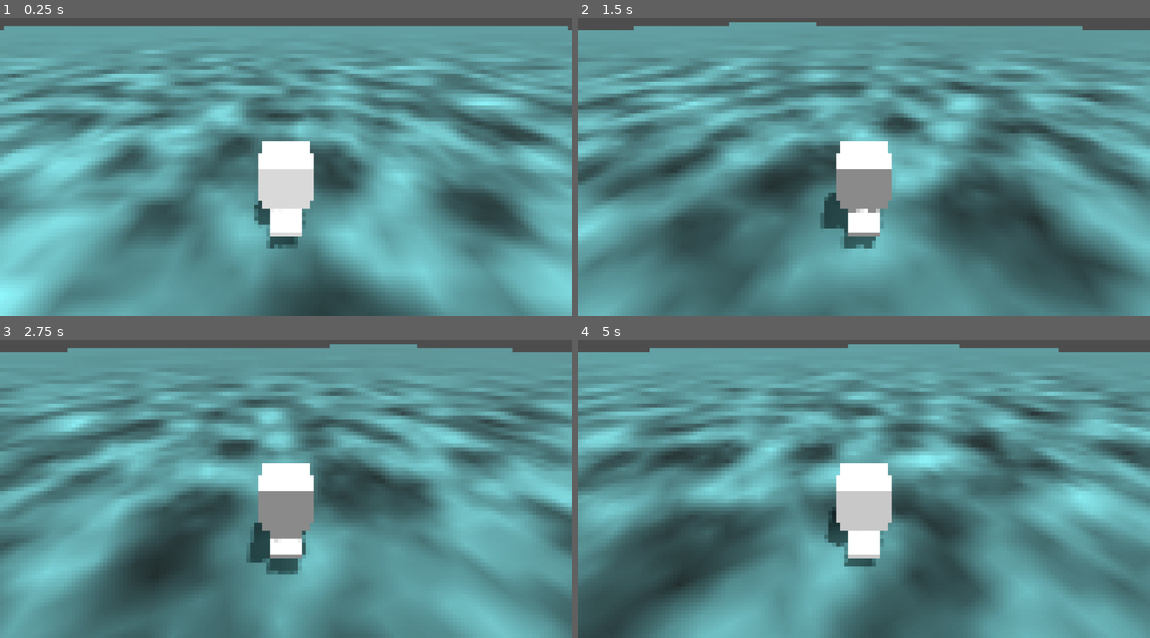
Above: before the commit, frames 1-4 (two rows, left to right).
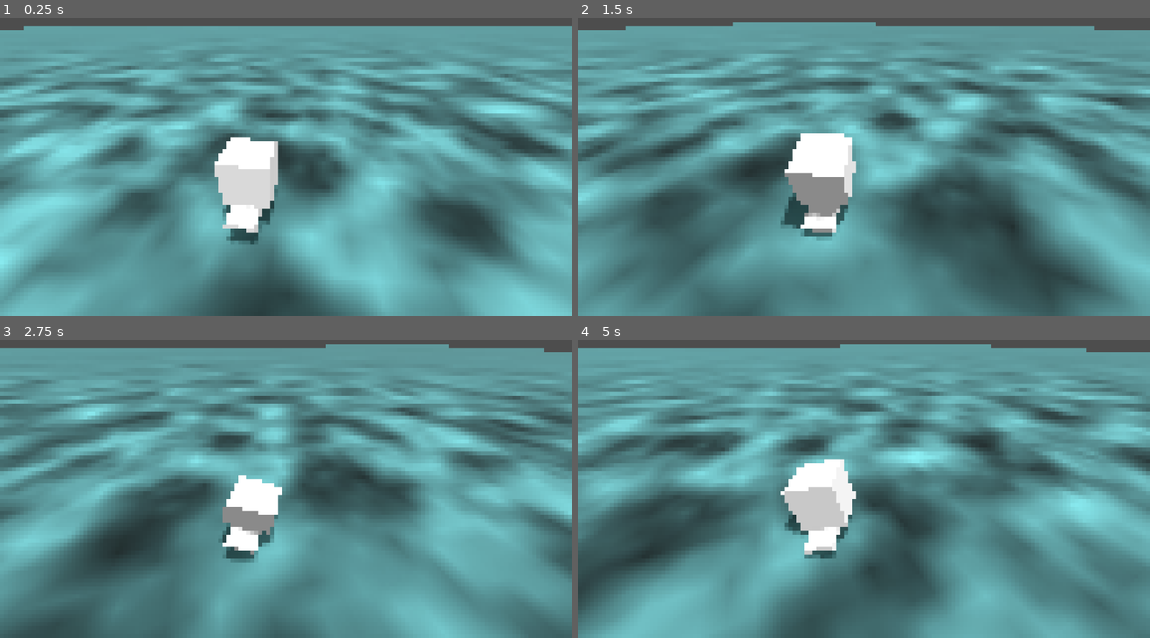
Above: after the commit, the same moments.

Repository: tm-nielsen/ET-Pro-Skater
Game: Godot game, scene res://scenes/game.tscn
The game is run twice, just before and just after one commit, with the same random seed, the same clock (stepped at 60 frames per second) and the same inputs.
Inputs:
- Up to frame 1 (0.25 s): no input
- Up to frame 2 (1.5 s): hold D (right) 0.53-1.28 s; hold Space (crouch) 0.53-1.28 s; hold S (down) from 1.28 s (still down); tap Space (crouch) at 1.35 s
- Up to frame 3 (2.75 s): tap Enter at 2 s; release S (down) at 2.03 s; hold D (right) from 2.03 s (still down); hold Space (crouch) from 2.03 s (still down); tap Shift (push) at 2.1 s
- Up to frame 4 (5 s): release D (right) at 2.78 s; release Space (crouch) at 2.78 s; hold W (up) 2.78-3.53 s; tap Space (crouch) at 2.85, 4.55 s; hold Space (crouch) 3.53-4.28 s; hold A (left) from 3.53 s (still down); tap Shift (push) at 4.35 s

The runs differ from the first frame. In frame 1, 44% of the frame differs, in the area x 0-100%, y 2-100%; in frame 2, 39%; in frame 3, 41%; in frame 4, 45%, in the area x 0-100%, y 1-100%.

Commit message:
Added basic character animation

Diff:
--- a/scenes/game.tscn
+++ b/scenes/game.tscn
@@ -1,12 +1,15 @@
-[gd_scene load_steps=11 format=3 uid="uid://dgce8uj4j5jur"]
+[gd_scene load_steps=12 format=3 uid="uid://dgce8uj4j5jur"]
 
 [ext_resource type="Script" path="res://scripts/character_controller.gd" id="1_80whh"]
+[ext_resource type="Script" path="res://scripts/character_animator.gd" id="2_qe53s"]
 
 [sub_resource type="Environment" id="Environment_gl5r6"]
 ambient_light_source = 2
 ambient_light_color = Color(1, 1, 1, 1)
 
 [sub_resource type="CapsuleShape3D" id="CapsuleShape3D_ur1om"]
+radius = 0.3
+height = 1.5
 
 [sub_resource type="BoxMesh" id="BoxMesh_1ye46"]
 
@@ -65,17 +68,22 @@
 transform = Transform3D(1, 0, 0, 0, -4.37114e-08, -1, 0, 1, -4.37114e-08, 0, 0, 0)
 shape = SubResource("CapsuleShape3D_ur1om")
 
-[node name="BodyMesh" type="MeshInstance3D" parent="GameViewportContainer/GameViewport/Character"]
+[node name="Camera3D" type="Camera3D" parent="GameViewportContainer/GameViewport/Character"]
+transform = Transform3D(0.994805, -0.0566783, 0.084566, 0, 0.830683, 0.556745, -0.101803, -0.553853, 0.826368, 1.105, 3.255, 3.383)
+current = true
+
+[node name="Visuals" type="Node3D" parent="GameViewportContainer/GameViewport/Character"]
+script = ExtResource("2_qe53s")
+
+[node name="BodyMesh" type="MeshInstance3D" parent="GameViewportContainer/GameViewport/Character/Visuals"]
 transform = Transform3D(1, 0, 0, 0, 1, 0, 0, 0, 1, 0, 0.5, 0)
 mesh = SubResource("BoxMesh_1ye46")
+skeleton = NodePath("../..")
 
-[node name="BoardMesh" type="MeshInstance3D" parent="GameViewportContainer/GameViewport/Character"]
+[node name="BoardMesh" type="MeshInstance3D" parent="GameViewportContainer/GameViewport/Character/Visuals"]
 transform = Transform3D(1, 0, 0, 0, 1, 0, 0, 0, 1, 0, -0.05, 0)
 mesh = SubResource("BoxMesh_irx74")
-
-[node name="Camera3D" type="Camera3D" parent="GameViewportContainer/GameViewport/Character"]
-transform = Transform3D(1, 0, 0, 0, 0.830683, 0.556745, 0, -0.556745, 0.830683, 0, 3.255, 3.383)
-current = true
+skeleton = NodePath("../..")
 
 [node name="Ground" type="StaticBody3D" parent="GameViewportContainer/GameViewport"]
 
--- /dev/null
+++ b/scripts/character_animator.gd
@@ -0,0 +1,36 @@
+extends Node3D
+
+@export_group("References")
+@export var body: Node3D
+@export var board: Node3D
+@export var physics_body: CharacterBody3D = get_parent()
+
+@export_group("Parameters")
+@export var crouch_scale := 0.5
+@export var turn_angle := 0.25
+@export var tilt_offset := Vector3(0, 0.2, 0.05)
+@export var tilt_angle := 1.0
+
+
+func _physics_process(_delta):
+    rotation = Vector3.ZERO
+    position = Vector3.ZERO
+    scale = Vector3.ONE
+
+    if Input.is_action_pressed("left"):
+        rotation.z = turn_angle
+    if Input.is_action_pressed("right"):
+        rotation.z -= turn_angle
+
+    var up_is_pressed = Input.is_action_pressed("up")
+    var down_is_pressed = Input.is_action_pressed("down")
+    if up_is_pressed && !down_is_pressed:
+        rotation.x = -turn_angle
+        position = tilt_offset
+        position.z *= -1
+    elif down_is_pressed && !up_is_pressed:
+        rotation.x += turn_angle
+        position = tilt_offset
+
+    if Input.is_action_pressed("crouch"):
+        scale.y = crouch_scale
